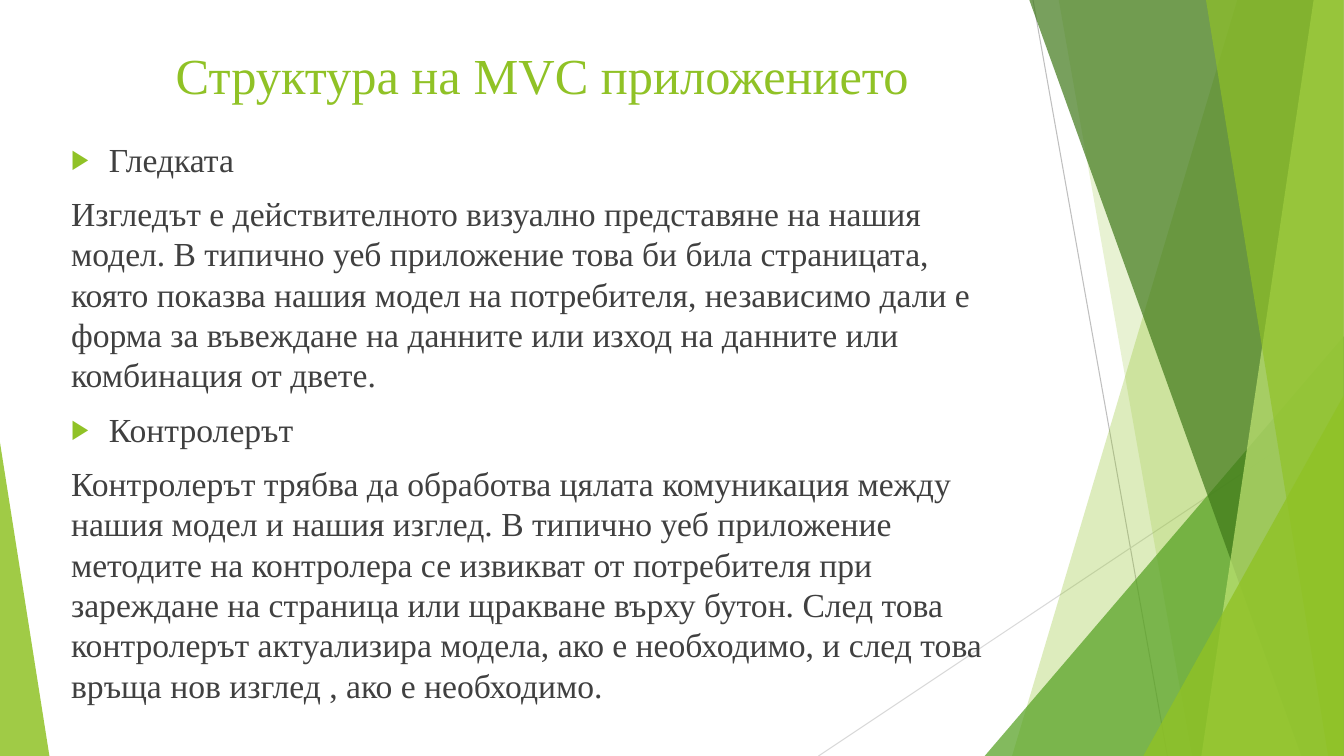
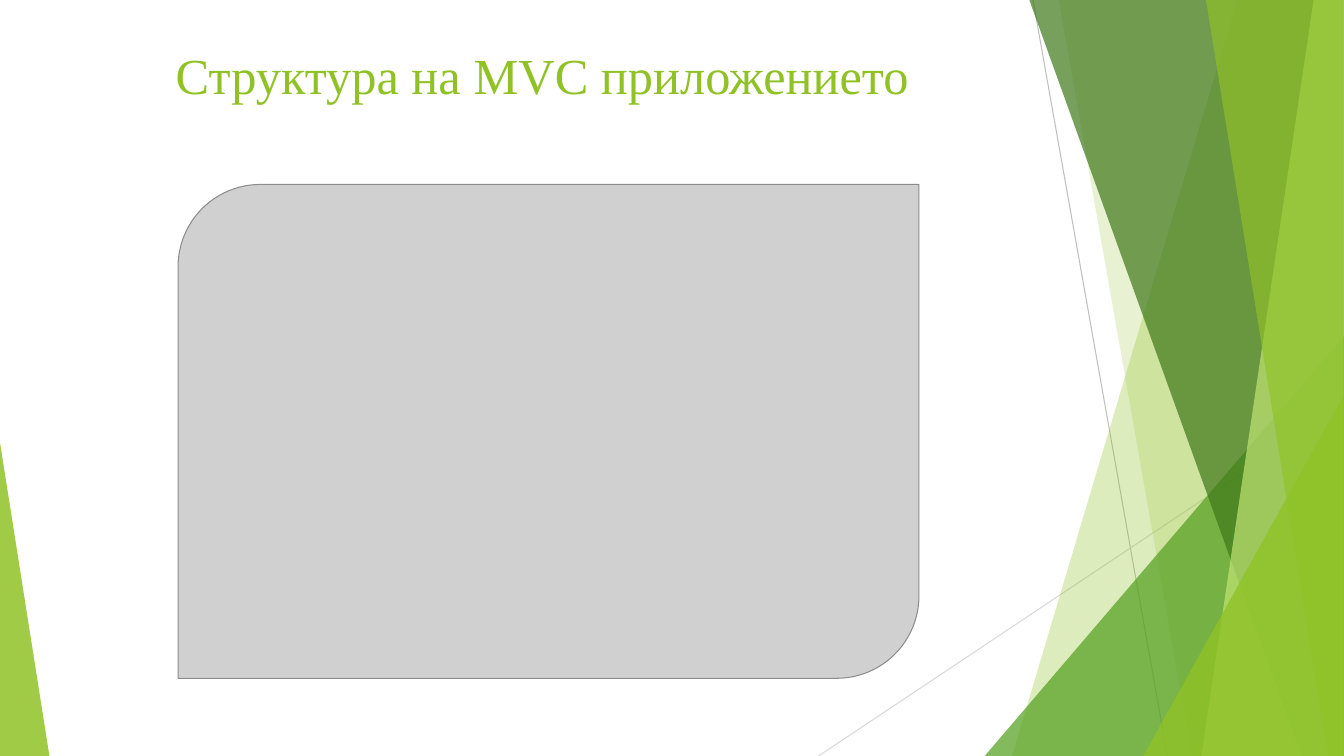
Before and after one commit to naskokolevmaka/Diploment-Proekt, a slide deck: slide 12 of Дипломна работа - Атанас Георгиев Колев - Презентация.pptx (slide 11 before the commit). Drawn at 1344x756 pixels with LibreOffice and Linux fonts; fonts in the diff are those of the drawing; grey boxes stand for pictures. Boxes give left, top, right and bottom in pixels: in the first picture for what was removed or moved away, otherwise in the second. Text is boxed around its words. In the diff, an @@ line names an element or a change of style, - is before the commit and + after.

```diff
--- a/Дипломна работа - Атанас Георгиев Колев - Презентация.pptx
+++ b/Дипломна работа - Атанас Георгиев Колев - Презентация.pptx
@@ text removed at (71,150,981,704) @@
-▶ Гледката
-Изгледът е действителното визуално представяне на нашия модел. В типично уеб приложение това би била страницата, която показва нашия модел на потребителя, независимо дали е форма за въвеждане на данните или изход на данните или комбинация от двете.
-▶ Контролерът
-Контролерът трябва да обработва цялата комуникация между нашия модел и нашия изглед. В типично уеб приложение методите на контролера се извикват от потребителя при зареждане на страница или щракване върху бутон. След това контролерът актуализира модела, ако е необходимо, и след това връща нов изглед , ако е необходимо.
@@ picture added at (178,185,920,679) @@
```
Also in this commit, not shown: 8 other slides changed, 2 slides added.
